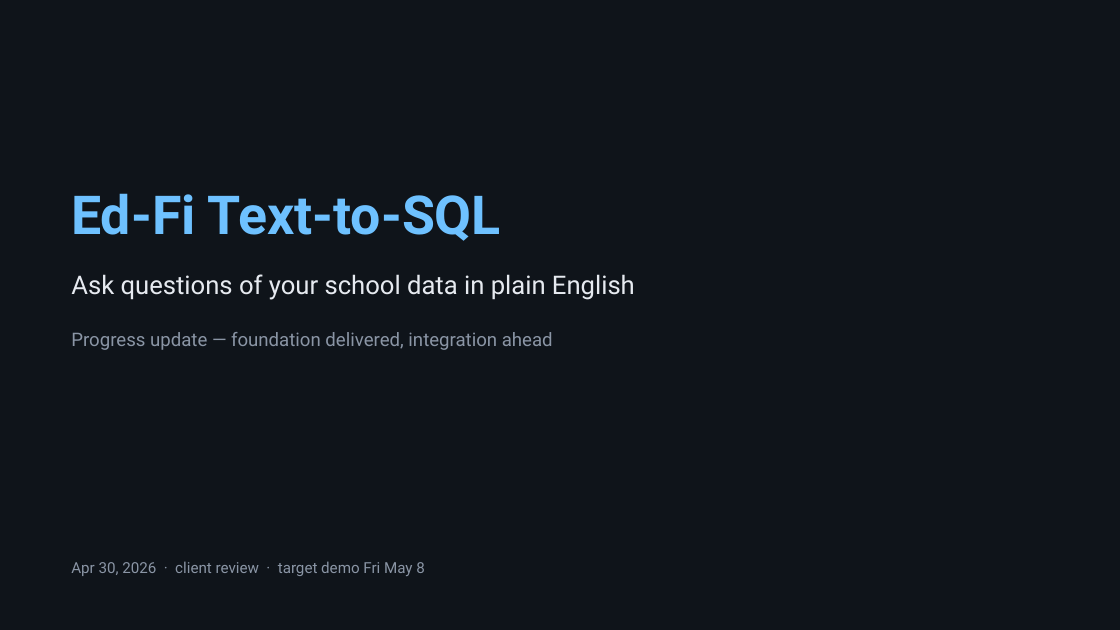
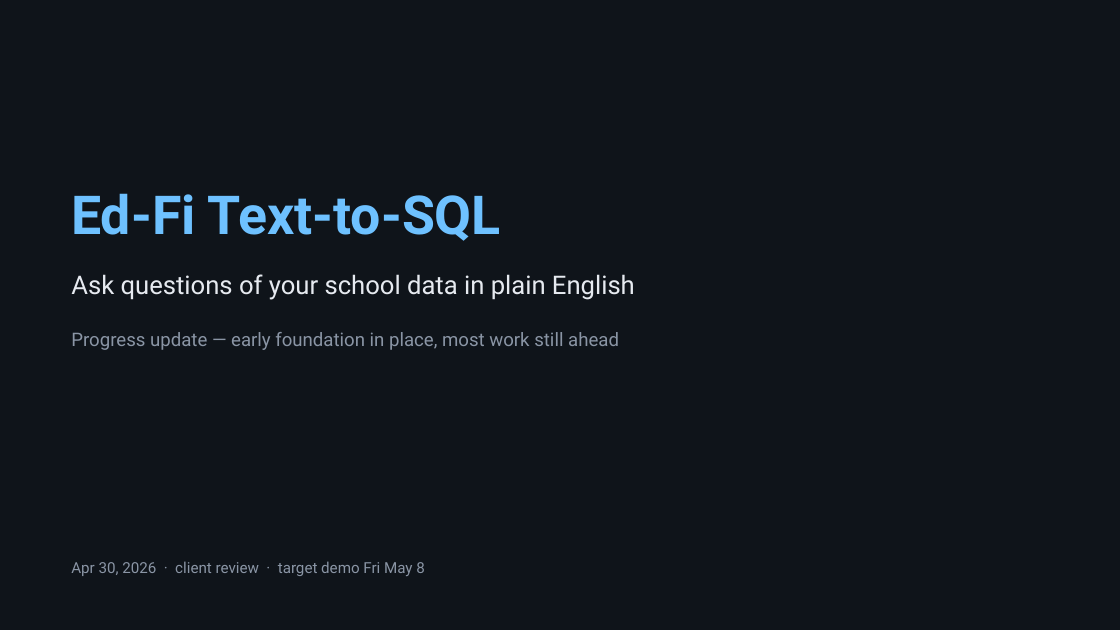
Before and after one commit to bharatmohanthakur/heavy_text2sql, a slide deck: slide 1 of docs/architecture_deck.pptx. Drawn at 1120x630 pixels with LibreOffice and Linux fonts; fonts in the diff are those of the drawing. Boxes give left, top, right and bottom in pixels: in the first picture for what was removed or moved away, otherwise in the second. Text is boxed around its words. In the diff, an @@ line names an element or a change of style, - is before the commit and + after.

```diff
--- a/docs/architecture_deck.pptx
+++ b/docs/architecture_deck.pptx
@@ text at (71, 332, 619, 350): text changed @@
-Progress update — foundation delivered, integration ahead
+Progress update — early foundation in place, most work still ahead
```
Also in this commit, not shown: 9 other slides changed, 2 slides added, 1 other file.
